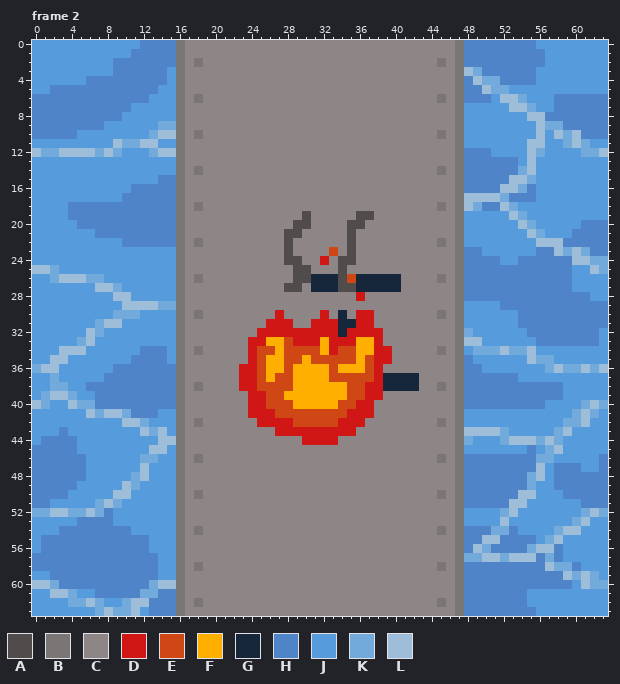
One commit to this animated GIF sprite: Bilder/Wasser/uboot_vertikal_mitte_feuer.gif. The first picture shows the starting point.
The file is 64x64 pixels, 4 frames. Shown: frame 2. The commit also changed other frames, which this record leaves out.
Palette (. is transparent): A #514c4c  B #7b7676  C #8e8686  D #d01716  E #d04716  F #ffaf00  G #16263b  H #4f84c9  J #569cdc  K #73aadc  L #9ebdd9
And afterwards:
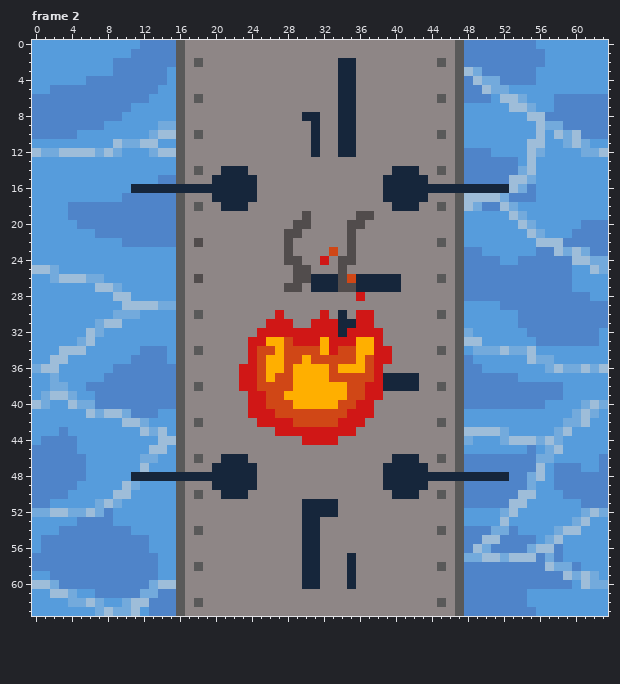
Change:
@@ palette @@
-B #7b7676
+B #595959
--- frame 2
@@ x 0..63 @@
  1 JJJJJJJJJJJHHHHHBCCCCCCCCCCCCCCCCCCCCCCCCCCCCCCBHHHHHHHHHJJJJJJJ
- 2 JJJJJJJJJHHHHHHHBCBCCCCCCCCCCCCCCCCCCCCCCCCCCBCBHHHHHHHHHJJJJJJJ
- 3 JJJJJJJJJHHHHHHJBCCCCCCCCCCCCCCCCCCCCCCCCCCCCCCBLKHHHHHHJJJJJJJJ
- 4 JJJJJJHHHHHHHHHJBCCCCCCCCCCCCCCCCCCCCCCCCCCCCCCBHLKKHHHHJJJJJJJJ
- 5 JJHHHHHHHHHHHHJJBCCCCCCCCCCCCCCCCCCCCCCCCCCCCCCBHHLKKJJJJJJJJJJJ
- 6 HHHHHHHHHHHHHJJJBCBCCCCCCCCCCCCCCCCCCCCCCCCCCBCBHHHJLLKJJJHHHHHH
- 7 HHHHHHHHHHHJJJJJBCCCCCCCCCCCCCCCCCCCCCCCCCCCCCCBJJJJJLLKJJHHHHHH
- 8 HHHHHHHHHHJJJJJJBCCCCCCCCCCCCCCCCCCCCCCCCCCCCCCBJJJJJJJLLHHHHHHH
- 9 HHHHHHHHJJJJJJKKBCCCCCCCCCCCCCCCCCCCCCCCCCCCCCCBJJJJJJJJLKKHHHHH
-10 HHHHHJJJJJJJJKLLBCBCCCCCCCCCCCCCCCCCCCCCCCCCCBCBJJJJJJJJLJLKLHHH
-11 JJJJJJJJJLKKLLJJBCCCCCCCCCCCCCCCCCCCCCCCCCCCCCCBJJJJJJJLLJJKLKJJ
-12 LKKLLLLKLKJJJKLLBCCCCCCCCCCCCCCCCCCCCCCCCCCCCCCBHHHJJJJLKJJJJKKL
+ 2 JJJJJJJJJHHHHHHHBCBCCCCCCCCCCCCCCCGGCCCCCCCCCBCBHHHHHHHHHJJJJJJJ
+ 3 JJJJJJJJJHHHHHHJBCCCCCCCCCCCCCCCCCGGCCCCCCCCCCCBLKHHHHHHJJJJJJJJ
+ 4 JJJJJJHHHHHHHHHJBCCCCCCCCCCCCCCCCCGGCCCCCCCCCCCBHLKKHHHHJJJJJJJJ
+ 5 JJHHHHHHHHHHHHJJBCCCCCCCCCCCCCCCCCGGCCCCCCCCCCCBHHLKKJJJJJJJJJJJ
+ 6 HHHHHHHHHHHHHJJJBCBCCCCCCCCCCCCCCCGGCCCCCCCCCBCBHHHJLLKJJJHHHHHH
+ 7 HHHHHHHHHHHJJJJJBCCCCCCCCCCCCCCCCCGGCCCCCCCCCCCBJJJJJLLKJJHHHHHH
+ 8 HHHHHHHHHHJJJJJJBCCCCCCCCCCCCCGGCCGGCCCCCCCCCCCBJJJJJJJLLHHHHHHH
+ 9 HHHHHHHHJJJJJJKKBCCCCCCCCCCCCCCGCCGGCCCCCCCCCCCBJJJJJJJJLKKHHHHH
+10 HHHHHJJJJJJJJKLLBCBCCCCCCCCCCCCGCCGGCCCCCCCCCBCBJJJJJJJJLJLKLHHH
+11 JJJJJJJJJLKKLLJJBCCCCCCCCCCCCCCGCCGGCCCCCCCCCCCBJJJJJJJLLJJKLKJJ
+12 LKKLLLLKLKJJJKLLBCCCCCCCCCCCCCCGCCGGCCCCCCCCCCCBHHHJJJJLKJJJJKKL
 13 JJJJJJJJJJJJJJJJBCCCCCCCCCCCCCCCCCCCCCCCCCCCCCCBHHHHHHJLJJJJJJJJ
-14 JJJJJJJJJJJJJJJJBCBCCCCCCCCCCCCCCCCCCCCCCCCCCBCBHHHHHHKLJJJJJJJJ
-15 JJJJJJJJJJJJJJHHBCCCCCCCCCCCCCCCCCCCCCCCCCCCCCCBHHHHHLLKJJJJJJJJ
-16 JJJJJJJJJJJHHHHHBCCCCCCCCCCCCCCCCCCCCCCCCCCCCCCBHHHHLLKHJJJJJJJJ
-17 JJJJJJJJJJHHHHHHBCCCCCCCCCCCCCCCCCCCCCCCCCCCCCCBLLLLKHHHJJJJJJJJ
-18 JJJJHHHHHHHHHHHHBCBCCCCCCCCCCCCCCCCCCCCCCCCCCBCBLKHHLKJJJJJJJJJJ
+14 JJJJJJJJJJJJJJJJBCBCCGGGCCCCCCCCCCCCCCCCGGGCCBCBHHHHHHKLJJJJJJJJ
+15 JJJJJJJJJJJJJJHHBCCCGGGGGCCCCCCCCCCCCCCGGGGGCCCBHHHHHLLKJJJJJJJJ
+16 JJJJJJJJJJJGGGGGGGGGGGGGGCCCCCCCCCCCCCCGGGGGGGGGGGGGGLKHJJJJJJJJ
+17 JJJJJJJJJJHHHHHHBCCCGGGGGCCCCCCCCCCCCCCGGGGGCCCBLLLLKHHHJJJJJJJJ
+18 JJJJHHHHHHHHHHHHBCBCCGGGCCCCCCCCCCCCCCCCGGGCCBCBLKHHLKJJJJJJJJJJ
 19 JJJJHHHHHHHHHHHHBCCCCCCCCCCCCCACCCCCAACCCCCCCCCBJJJJJLKJJJJJJJJJ
@@ x 16..20 @@
 21 BCCCC
-22 BCBCC
+22 BCACC
 23 BCCCC
@@ x 16..20 @@
 25 BCCCC
-26 BCBCC
+26 BCACC
 27 BCCCC
@@ x 0..63 @@
 45 HHHHHJJJJJJJJLLJBCCCCCCCCCCCCCCCCCCCCCCCCCCCCCCBJJJJJJJHJKLJJJJJ
-46 HHHHHHJJJJJJKKJJBCBCCCCCCCCCCCCCCCCCCCCCCCCCCBCBHHHHHHHHKKJJJJJH
-47 HHHHHHJJJJJJLJJJBCCCCCCCCCCCCCCCCCCCCCCCCCCCCCCBHHHHHHHHLJHHHJJH
-48 HHHHHHJJJJJKLJJJBCCCCCCCCCCCCCCCCCCCCCCCCCCCCCCBHHHHHHHKLJHHHHHH
-49 HHHHHJJJJJLKJJJJBCCCCCCCCCCCCCCCCCCCCCCCCCCCCCCBHHHHHHHKJJHHHHHH
-50 HHHHJJJJJLLJJJJJBCBCCCCCCCCCCCCCCCCCCCCCCCCCCBCBHHHHHHLLJJJHHHHH
-51 HHJJJJJKLKJJJJJJBCCCCCCCCCCCCCCCCCCCCCCCCCCCCCCBHHHHHLLJJJJJJHHH
-52 KKLLKKLKHJJJJJJJBCCCCCCCCCCCCCCCCCCCCCCCCCCCCCCBJJJJKLJJJJJJJKLK
-53 JJJJJHHHHJJJJJJJBCCCCCCCCCCCCCCCCCCCCCCCCCCCCCCBJJJJLJJJJJJJKLJJ
-54 JJJHHHHHHHHJJJJJBCBCCCCCCCCCCCCCCCCCCCCCCCCCCBCBHHHKKHJJJJKLLJJJ
-55 JHHHHHHHHHHHHJJJBCCCCCCCCCCCCCCCCCCCCCCCCCCCCCCBHHLLHHHHJKLJJJJJ
-56 JHHHHHHHHHHHHJJJBCCCCCCCCCCCCCCCCCCCCCCCCCCCCCCBHLKHHHHKLLHJJJJJ
-57 HHHHHHHHHHHHHHJJBCCCCCCCCCCCCCCCCCCCCCCCCCCCCCCBKKLLKLLLHKHJJJJJ
-58 HHHHHHHHHHHHHHJJBCBCCCCCCCCCCCCCCCCCCCCCCCCCCBCBHHHHHHHHHLKKHJJJ
-59 JJHHHHHHHHHHHHJJBCCCCCCCCCCCCCCCCCCCCCCCCCCCCCCBHHHHHHHHHHHLKLKJ
-60 LLKHHHHHHHHHHKLLBCCCCCCCCCCCCCCCCCCCCCCCCCCCCCCBHHHHHHHHHHHHJLKK
+46 HHHHHHJJJJJJKKJJBCBCCGGGCCCCCCCCCCCCCCCCGGGCCBCBHHHHHHHHKKJJJJJH
+47 HHHHHHJJJJJJLJJJBCCCGGGGGCCCCCCCCCCCCCCGGGGGCCCBHHHHHHHHLJHHHJJH
+48 HHHHHHJJJJJGGGGGGGGGGGGGGCCCCCCCCCCCCCCGGGGGGGGGGGGGGHHKLJHHHHHH
+49 HHHHHJJJJJLKJJJJBCCCGGGGGCCCCCCCCCCCCCCGGGGGCCCBHHHHHHHKJJHHHHHH
+50 HHHHJJJJJLLJJJJJBCBCCGGGCCCCCCCCCCCCCCCCGGGCCBCBHHHHHHLLJJJHHHHH
+51 HHJJJJJKLKJJJJJJBCCCCCCCCCCCCCGGGGCCCCCCCCCCCCCBHHHHHLLJJJJJJHHH
+52 KKLLKKLKHJJJJJJJBCCCCCCCCCCCCCGGGGCCCCCCCCCCCCCBJJJJKLJJJJJJJKLK
+53 JJJJJHHHHJJJJJJJBCCCCCCCCCCCCCGGCCCCCCCCCCCCCCCBJJJJLJJJJJJJKLJJ
+54 JJJHHHHHHHHJJJJJBCBCCCCCCCCCCCGGCCCCCCCCCCCCCBCBHHHKKHJJJJKLLJJJ
+55 JHHHHHHHHHHHHJJJBCCCCCCCCCCCCCGGCCCCCCCCCCCCCCCBHHLLHHHHJKLJJJJJ
+56 JHHHHHHHHHHHHJJJBCCCCCCCCCCCCCGGCCCCCCCCCCCCCCCBHLKHHHHKLLHJJJJJ
+57 HHHHHHHHHHHHHHJJBCCCCCCCCCCCCCGGCCCGCCCCCCCCCCCBKKLLKLLLHKHJJJJJ
+58 HHHHHHHHHHHHHHJJBCBCCCCCCCCCCCGGCCCGCCCCCCCCCBCBHHHHHHHHHLKKHJJJ
+59 JJHHHHHHHHHHHHJJBCCCCCCCCCCCCCGGCCCGCCCCCCCCCCCBHHHHHHHHHHHLKLKJ
+60 LLKHHHHHHHHHHKLLBCCCCCCCCCCCCCGGCCCGCCCCCCCCCCCBHHHHHHHHHHHHJLKK
 61 JJLLKJJHHHHHKKHHBCCCCCCCCCCCCCCCCCCCCCCCCCCCCCCBHHHHHHHJJJJJJJJJ
